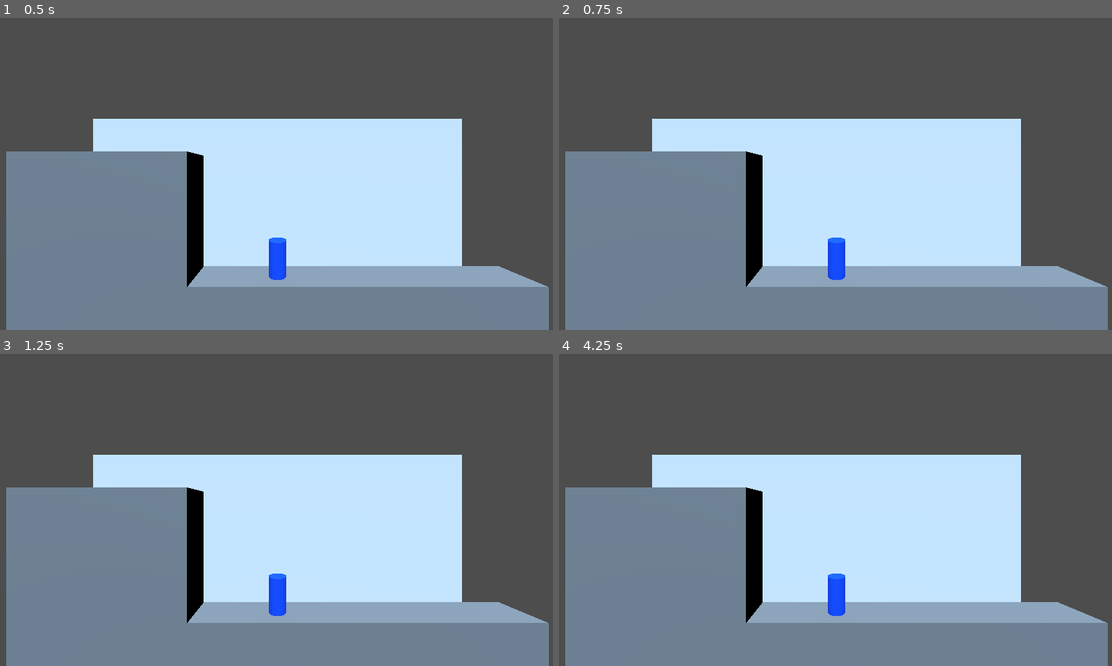
Above: before the commit, frames 1-4 (two rows, left to right).
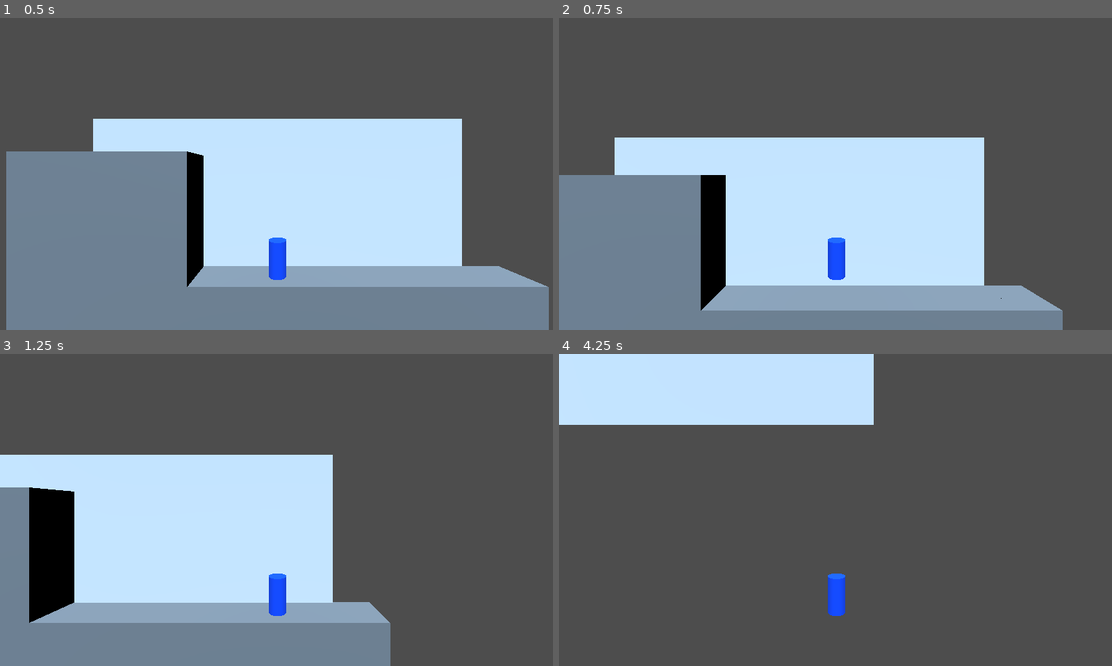
Above: after the commit, the same moments.

Repository: andriybyelikov/ludumdare55
Game: Godot game, scene res://prototype1.tscn
Two runs of this game, one before a commit and one after it. Both use one fixed random seed, a clock stepped at 60 frames per second and the inputs below. The project has no main scene, so this scene is started directly.
Inputs:
- Up to frame 1 (0.5 s): no input
- Up to frame 2 (0.75 s): tap Enter at 0.5 s; hold D (move_right, bound only after the commit) from 0.53 s (still down); tap Space (jump, bound only after the commit) at 0.6 s
- Up to frame 3 (1.25 s): keep holding D (move_right, bound only after the commit); tap Space (jump, bound only after the commit) at 0.77, 1.07 s
- Up to frame 4 (4.25 s): release D (move_right, bound only after the commit) at 1.28 s; hold A (move_left, bound only after the commit) 1.28-2.03 s; tap Space (jump, bound only after the commit) at 1.35, 1.52, 1.82, 2.1, 2.85, 3.02, 3.32, 3.6, 3.77, 4.07 s; hold D (move_right, bound only after the commit) 2.03-3.53 s; hold A (move_left, bound only after the commit) from 3.53 s (still down)

Frame 1 is identical in both runs. In frame 2, 24% of the frame differs, in the area x 0-100%, y 32-100%; in frame 3, 33%; in frame 4, 70%, in the area x 0-100%, y 0-100%.

Commit message:
Implement free player movement

Diff:
--- a/mesh_library.tres
+++ b/mesh_library.tres
@@ -11,14 +11,16 @@
 "width": 64
 }
 
-[sub_resource type="ImageTexture" id="ImageTexture_sjkip"]
-image = SubResource("Image_nmc7o")
+[sub_resource type="ImageTexture" id="ImageTexture_xbu6w"]
+image = SubResource("Image_07mg4")
+
+[sub_resource type="BoxShape3D" id="BoxShape3D_1036q"]
 
 [resource]
 item/0/name = "MeshInstance3D"
-item/0/mesh = SubResource("BoxMesh_4r61o")
+item/0/mesh = SubResource("BoxMesh_bbtek")
 item/0/mesh_transform = Transform3D(4, 0, 0, 0, 4, 0, 0, 0, 4, 0, 0, 0)
-item/0/shapes = []
+item/0/shapes = [SubResource("BoxShape3D_1036q"), Transform3D(4, 0, 0, 0, 4, 0, 0, 0, 4, 0, 0, 0)]
 item/0/navigation_mesh_transform = Transform3D(1, 0, 0, 0, 1, 0, 0, 0, 1, 0, 0, 0)
 item/0/navigation_layers = 1
-item/0/preview = SubResource("ImageTexture_sjkip")
+item/0/preview = SubResource("ImageTexture_xbu6w")
--- a/mesh_library.tscn
+++ b/mesh_library.tscn
@@ -1,9 +1,18 @@
-[gd_scene load_steps=2 format=3 uid="uid://6idl66eruv0k"]
+[gd_scene load_steps=3 format=3 uid="uid://6idl66eruv0k"]
 
 [sub_resource type="BoxMesh" id="BoxMesh_o4d66"]
+
+[sub_resource type="BoxShape3D" id="BoxShape3D_1036q"]
 
 [node name="Library" type="Node3D"]
 
 [node name="MeshInstance3D" type="MeshInstance3D" parent="."]
 transform = Transform3D(4, 0, 0, 0, 4, 0, 0, 0, 4, 0, 0, 0)
 mesh = SubResource("BoxMesh_o4d66")
+
+[node name="StaticBody3D" type="StaticBody3D" parent="MeshInstance3D"]
+transform = Transform3D(0.25, 0, 0, 0, 0.25, 0, 0, 0, 0.25, 0, 0, 0)
+
+[node name="CollisionShape3D" type="CollisionShape3D" parent="MeshInstance3D/StaticBody3D"]
+transform = Transform3D(4, 0, 0, 0, 4, 0, 0, 0, 4, 0, 0, 0)
+shape = SubResource("BoxShape3D_1036q")
--- a/project.godot
+++ b/project.godot
@@ -14,6 +14,24 @@
 config/features=PackedStringArray("4.2", "GL Compatibility")
 config/icon="res://icon.svg"
 
+[input]
+
+move_left={
+"deadzone": 0.5,
+"events": [Object(InputEventKey,"resource_local_to_scene":false,"resource_name":"","device":-1,"window_id":0,"alt_pressed":false,"shift_pressed":false,"ctrl_pressed":false,"meta_pressed":false,"pressed":false,"keycode":0,"physical_keycode":65,"key_label":0,"unicode":97,"echo":false,"script":null)
+]
+}
+move_right={
+"deadzone": 0.5,
+"events": [Object(InputEventKey,"resource_local_to_scene":false,"resource_name":"","device":-1,"window_id":0,"alt_pressed":false,"shift_pressed":false,"ctrl_pressed":false,"meta_pressed":false,"pressed":false,"keycode":0,"physical_keycode":68,"key_label":0,"unicode":100,"echo":false,"script":null)
+]
+}
+jump={
+"deadzone": 0.5,
+"events": [Object(InputEventKey,"resource_local_to_scene":false,"resource_name":"","device":-1,"window_id":0,"alt_pressed":false,"shift_pressed":false,"ctrl_pressed":false,"meta_pressed":false,"pressed":false,"keycode":0,"physical_keycode":32,"key_label":0,"unicode":32,"echo":false,"script":null)
+]
+}
+
 [rendering]
 
 renderer/rendering_method="gl_compatibility"
--- a/prototype1.tscn
+++ b/prototype1.tscn
@@ -15,11 +15,6 @@
 light_energy = 2.0
 light_indirect_energy = 2.0
 
-[node name="Background" type="MeshInstance3D" parent="."]
-transform = Transform3D(20, 0, 0, 0, -8.74228e-08, -20, 0, 2, -8.74228e-07, 0, 0, -4)
-mesh = SubResource("PlaneMesh_01m3q")
-surface_material_override/0 = SubResource("StandardMaterial3D_di5b3")
-
 [node name="GridMap" type="GridMap" parent="."]
 mesh_library = ExtResource("1_jgqxr")
 cell_size = Vector3(4, 4, 4)
@@ -28,8 +23,14 @@
 }
 metadata/_editor_floor_ = Vector3(0, -1, -1)
 
+[node name="Background" type="MeshInstance3D" parent="."]
+transform = Transform3D(20, 0, 0, 0, -8.74228e-08, -20, 0, 2, -8.74228e-07, 0, 0, -4)
+mesh = SubResource("PlaneMesh_01m3q")
+surface_material_override/0 = SubResource("StandardMaterial3D_di5b3")
+
 [node name="Summoner" parent="." instance=ExtResource("2_aus0f")]
 transform = Transform3D(1, 0, 0, 0, 1, 0, 0, 0, 1, 0, 4, -2)
+speed = 20
 
 [node name="Camera3D" type="Camera3D" parent="Summoner"]
 transform = Transform3D(1, 0, 0, 0, 1, 0, 0, 0, 1, 0, 10, 20)
--- /dev/null
+++ b/summoner.gd
@@ -0,0 +1,27 @@
+extends CharacterBody3D
+
+
+@export var speed: int = 10
+@export var fall_acceleration: int = 75
+@export var jump_impulse: int = 20
+
+var target_velocity: Vector3 = Vector3.ZERO
+
+func _physics_process(delta):
+    var l: int = Input.is_action_pressed("move_left")
+    var r: int = Input.is_action_pressed("move_right")
+    var direction: Vector3 = Vector3(r - l, 0, 0)
+    target_velocity.x = direction.x * speed
+    target_velocity.z = direction.z * speed
+
+    # falling
+    if not is_on_floor():
+        target_velocity.y -= fall_acceleration * delta
+
+    # jumping
+    if is_on_floor() and Input.is_action_just_pressed("jump"):
+        print("jumping")
+        target_velocity.y = jump_impulse
+
+    velocity = target_velocity
+    move_and_slide()
--- a/summoner.tscn
+++ b/summoner.tscn
@@ -1,4 +1,6 @@
-[gd_scene load_steps=4 format=3 uid="uid://bymi4apke5ok2"]
+[gd_scene load_steps=5 format=3 uid="uid://bymi4apke5ok2"]
+
+[ext_resource type="Script" path="res://summoner.gd" id="1_4buju"]
 
 [sub_resource type="CylinderMesh" id="CylinderMesh_r0pat"]
 
@@ -8,6 +10,7 @@
 [sub_resource type="CylinderShape3D" id="CylinderShape3D_by2d7"]
 
 [node name="Summoner" type="CharacterBody3D"]
+script = ExtResource("1_4buju")
 
 [node name="MeshInstance3D" type="MeshInstance3D" parent="."]
 transform = Transform3D(1.75, 0, 0, 0, 1.75, 0, 0, 0, 1.75, 0, 1.75, 0)
Not shown: 1 places in mesh_library.tres that only renumber resources
